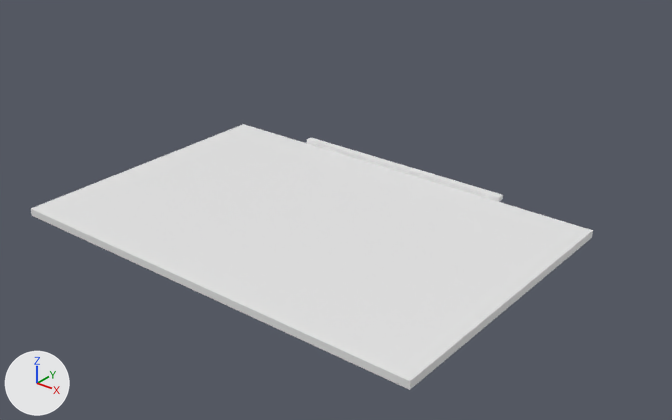
The Blender file resources/blends/townhall1.blend: old version first, new version second.
One viewpoint serves both versions: a 50 mm camera at (20.9, -19.2, 16.2) aimed at (-1.0, 8.2, -0.8). Every picture has the same lights, and +X, +Y and +Z are marked at lower left.

Script lines for the objects in view, before the commit:
```python
me_cube_001 = bpy.data.meshes.new('Cube.001')
me_cube_001.from_pydata(...)  # a box spanning x -9.0..9.0, y -1.0..11.0, z 0.0..0.3; a box spanning x -5.0..5.0, y 11.0..11.3, z 0.3..0.5
ob_cube = bpy.data.objects.new('Cube', me_cube_001)
ob_cube.location = (0.0, 0.0, 0.0)
```
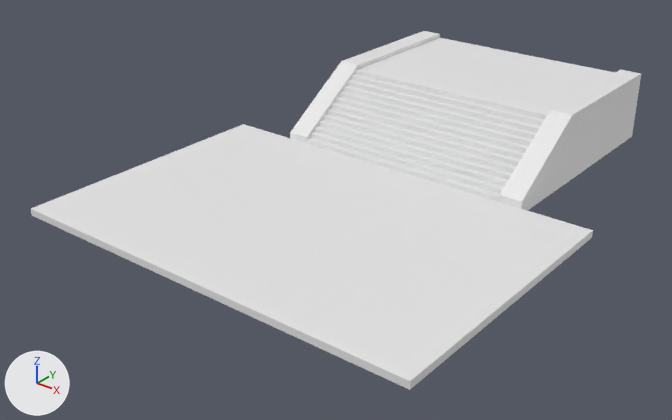
Changed parts and their boxes (x1, y1, x2, y2) in the pictures (672 x 420 px; the box of a moved part takes in the faces that stretch with it):
'Cube', reshaped, moved (9% wider, 35% taller): before (31, 124, 593, 390); after (31, 31, 641, 390)
part 1 of me_cube_001, moved or reshaped: before (307, 138, 503, 202); after (331, 102, 524, 159)
part 2 of me_cube_001, added: after (307, 138, 500, 202)
part 3 of me_cube_001, added: after (311, 132, 504, 194)
part 4 of me_cube_001, added: after (335, 97, 528, 153)
part 5 of me_cube_001, added: after (327, 108, 521, 166)
part 6 of me_cube_001, added: after (319, 120, 512, 180)
part 7 of me_cube_001, added: after (323, 114, 516, 173)
part 8 of me_cube_001, added: after (315, 126, 508, 187)
part 9 of me_cube_001, added: after (339, 91, 532, 146)
part 10 of me_cube_001, added: after (343, 85, 536, 139)
part 11 of me_cube_001, added: after (347, 80, 540, 133)
part 12 of me_cube_001, added: after (351, 74, 544, 126)
part 13 of me_cube_001, added: after (355, 38, 615, 119)
part 14 of me_cube_001, added: after (290, 31, 641, 211)

What changed in the scene script:
```text
Change me_cube_001:
    used by ob_cube; location = (0.0, 0.0, 0.0)
    remove me_cube_001.from_pydata(...)  # 16 vertices, 12 faces; spans x -9.0..9.0, y -1.0..11.3, z 0.0..0.5
    add me_cube_001.from_pydata(...)  # 132 vertices, 98 faces; spans x -8.8..9.2, y -6.9..16.0, z -0.4..2.7
    me_cube_001 part 1: the loose piece of 8 vertices spanning x -5.0..5.0, y 11.0..11.3, z 0.3..0.5 is moved by (0.2, -4.1, 0.8)
    me_cube_001 part 2: a new loose piece, a box spanning x -4.78..5.22, y 5.06..5.36, z -0.09..0.11
    me_cube_001 part 3: a new loose piece, a box spanning x -4.78..5.22, y 5.36..5.66, z 0.11..0.31
    me_cube_001 part 4: a new loose piece, a box spanning x -4.78..5.22, y 7.16..7.46, z 1.31..1.51
    me_cube_001 part 5: a new loose piece, a box spanning x -4.78..5.22, y 6.56..6.86, z 0.91..1.11
    me_cube_001 part 6: a new loose piece, a box spanning x -4.78..5.22, y 5.96..6.26, z 0.51..0.71
    me_cube_001 part 7: a new loose piece, a box spanning x -4.78..5.22, y 6.26..6.56, z 0.71..0.91
    me_cube_001 part 8: a new loose piece, a box spanning x -4.78..5.22, y 5.66..5.96, z 0.31..0.51
    me_cube_001 part 9: a new loose piece, a box spanning x -4.78..5.22, y 7.46..7.76, z 1.51..1.71
    me_cube_001 part 10: a new loose piece, a box spanning x -4.78..5.22, y 7.76..8.06, z 1.71..1.91
    me_cube_001 part 11: a new loose piece, a box spanning x -4.78..5.22, y 8.06..8.36, z 1.91..2.11
    me_cube_001 part 12: a new loose piece, a box spanning x -4.78..5.22, y 8.36..8.66, z 2.11..2.31
    me_cube_001 part 13: a new loose piece, a box spanning x -4.78..5.22, y 8.66..15.96, z 2.31..2.51
    me_cube_001 part 14
    10 vertices are added at x -5.8..5.2, y 5.1..16.0, z -0.4..2.7
    10 new vertices lie (1.0, 0.0, 0.0) away from vertices in x -5.8..5.2, y 5.1..16.0, z -0.4..2.7
    14 new faces join them
Change ob_cube:
    ob_cube.location: (0.0, 0.0, 0.0) -> (-0.22, 5.94, 0.39)
```
